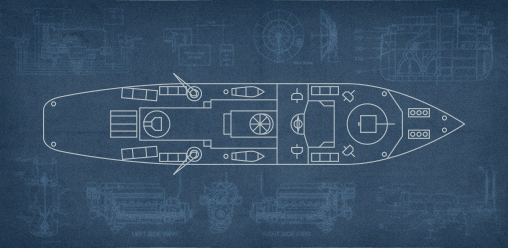
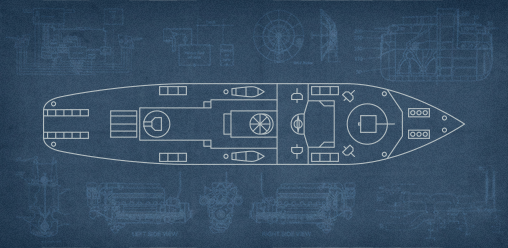
Layered file, before and after one edit (508 × 248). Changes by layer:
added layer "Rear DC" above "Mid Battery" over [42, 0, 90, 248]
hid "Mid Mine Rails" over [116, 0, 164, 248]
hid "Mid Sweeper" over [164, 0, 212, 248]
